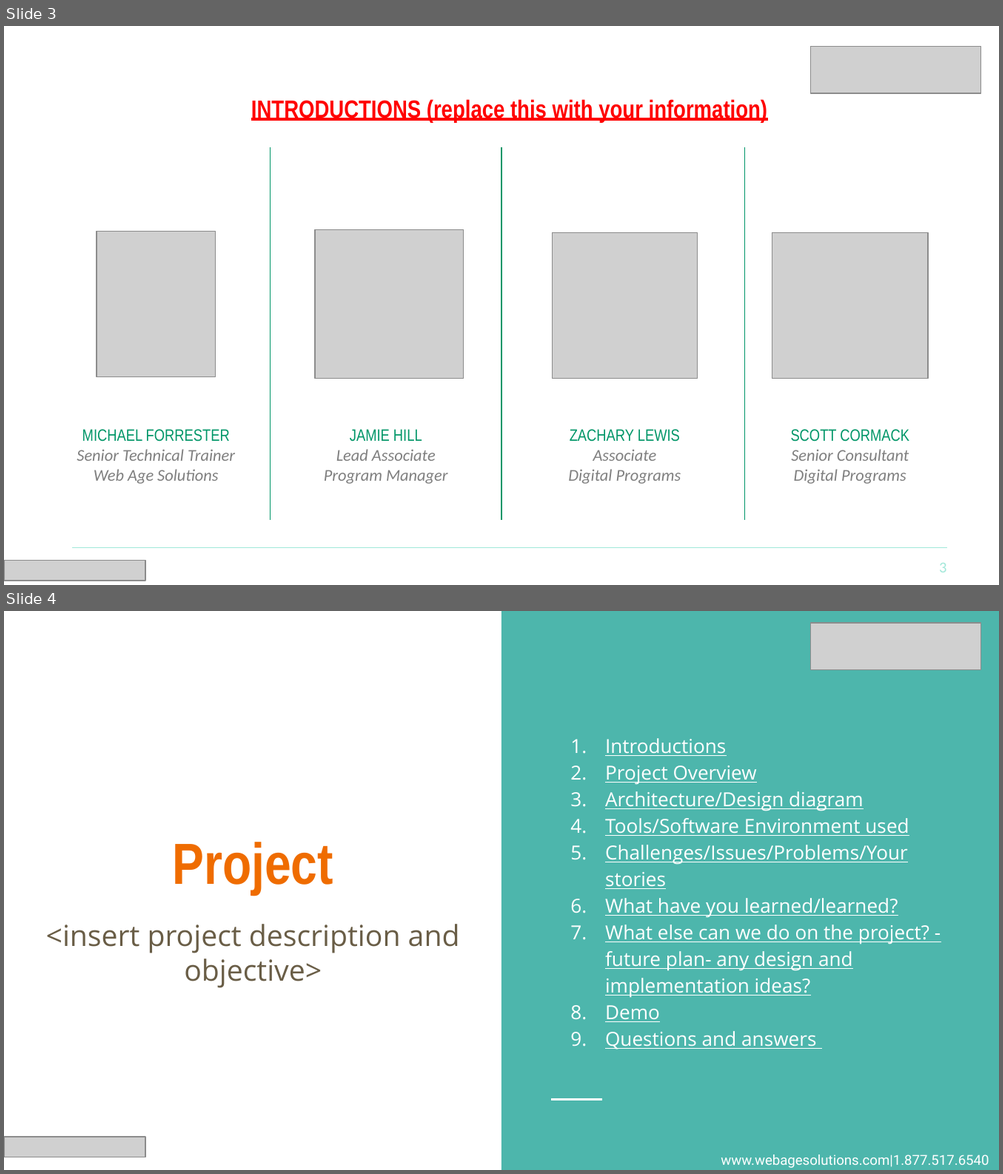
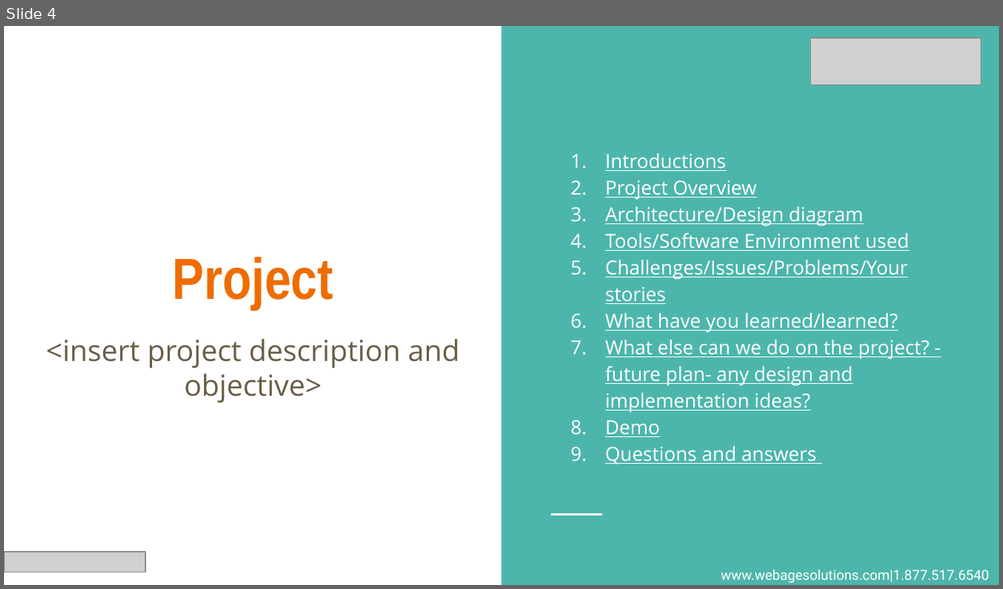
Before and after one commit to kbriggzi/Team1, a slide deck: BAH CE Team Presentation Template.pptx. Shown one above the other, each under a label of ours: slides 3 and 4 before the commit, slide 4 after it. The pictures are 1003x1174 and 1003x589 pixels, drawn with LibreOffice and Linux fonts; fonts in the diff are those of the drawing; grey boxes stand for pictures. Boxes give left, top, right and bottom in pixels: in the first picture for what was removed or moved away, otherwise in the second. Text is boxed around its words. In the diff, an @@ line names an element or a change of style, - is before the commit and + after.

```diff
--- a/BAH CE Team Presentation Template.pptx
+++ b/BAH CE Team Presentation Template.pptx
@@ slide 3 removed at box(4, 26, 999, 585), background #FFFFFF @@
@@ picture removed at box(811, 46, 981, 93) @@
@@ title removed at box(251, 99, 767, 122) @@
-INTRODUCTIONS (replace this with your information)
@@ line removed from (270, 147) to (270, 520) @@
@@ line removed from (501, 147) to (501, 520) @@
@@ line removed from (744, 147) to (744, 520) @@
@@ picture removed at box(96, 232, 216, 377) @@
@@ picture removed at box(316, 230, 464, 378) @@
@@ picture removed at box(552, 233, 697, 378) @@
@@ picture removed at box(771, 233, 928, 378) @@
@@ text removed at box(77, 429, 235, 484) @@
-MICHAEL FORRESTER
-Senior Technical Trainer
-Web Age Solutions
@@ text removed at box(324, 429, 447, 484) @@
-JAMIE HILL
-Lead Associate
-Program Manager
@@ text removed at box(568, 429, 681, 484) @@
-ZACHARY LEWIS
-Associate
-Digital Programs
@@ text removed at box(791, 429, 909, 484) @@
-SCOTT CORMACK
-Senior Consultant
-Digital Programs
@@ line removed from (73, 548) to (947, 548) @@
@@ picture removed at box(4, 560, 145, 581) @@
@@ page number removed at box(939, 563, 946, 573) @@
-3
```
Also in this commit, not shown: 5 slides changed, 1 slide added.
